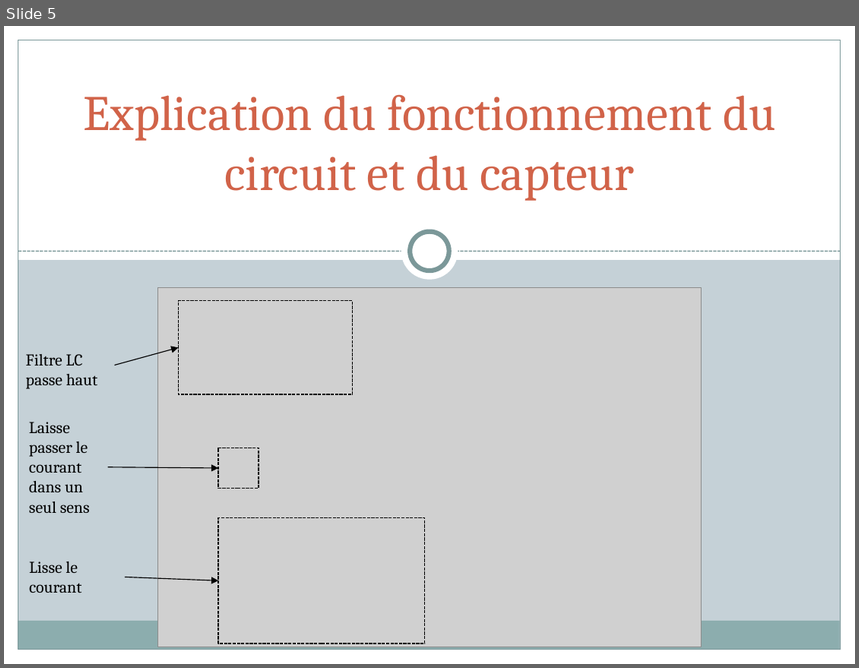
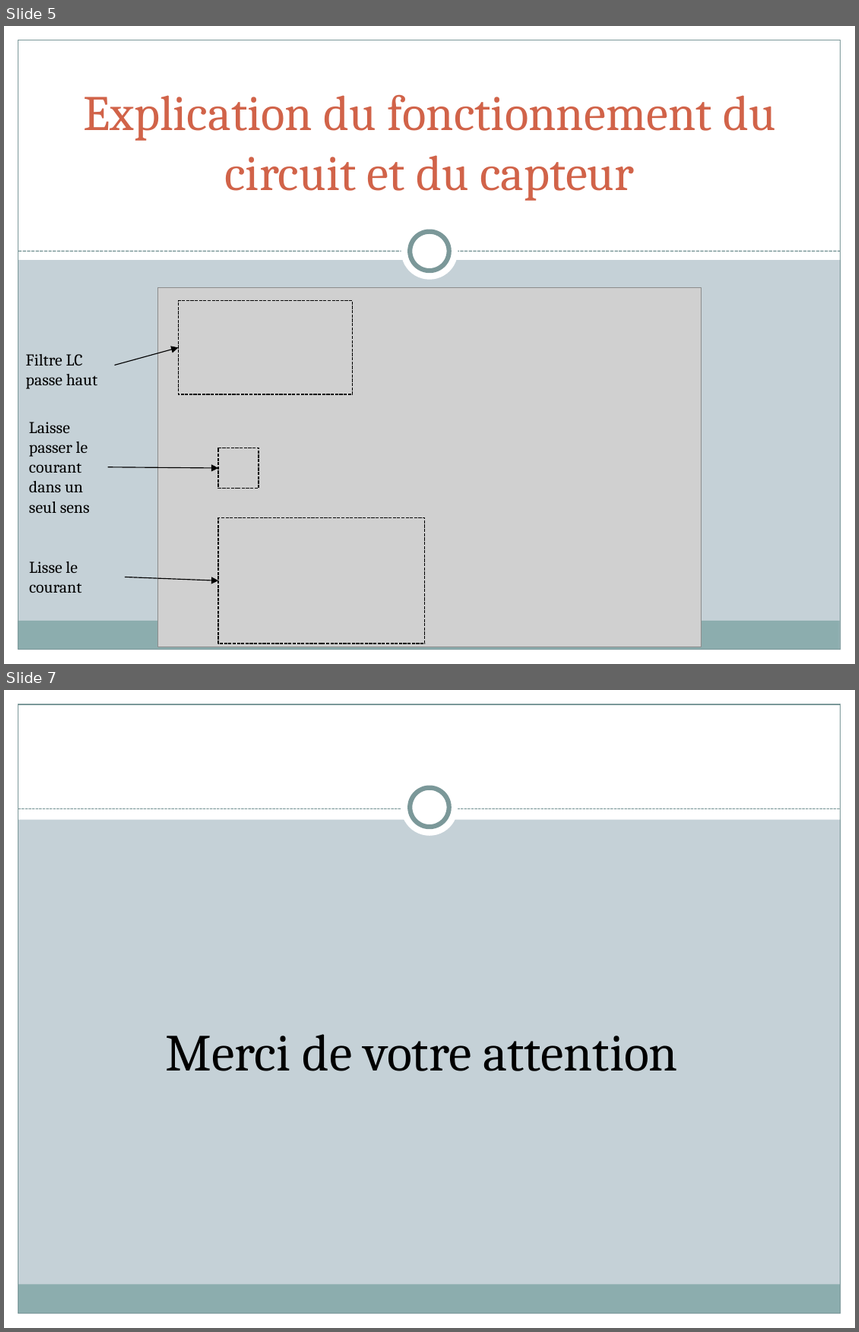
Before and after one commit to Dassoncity/SmartPatate, a slide deck: Projet Smart Patate.pptx. Shown one above the other, each under a label of ours: slide 5 before the commit, slides 5 and 7 after it; the slides between them are not shown. The pictures are 859x668 and 859x1332 pixels, drawn with LibreOffice and Linux fonts; fonts in the diff are those of the drawing; grey boxes stand for pictures. Boxes give left, top, right and bottom in pixels: in the first picture for what was removed or moved away, otherwise in the second. Text is boxed around its words. In the diff, an @@ line names an element or a change of style, - is before the commit and + after.

```diff
--- a/Projet Smart Patate.pptx
+++ b/Projet Smart Patate.pptx
@@ slide 7 added at box(4, 690, 855, 1328), background #C5D1D7; not listed: 5 template elements that a slide beside it also shows @@
@@ rectangle added at box(4, 690, 855, 819), fill #FFFFFF @@
@@ ellipse added at box(401, 780, 458, 837), fill #FFFFFF @@
@@ ellipse added at box(410, 788, 449, 827), fill #FFFFFF, outline #7C999A 4 pt @@
@@ line added from (18, 809) to (841, 809), #7C999A 0.75 pt dashed @@
@@ text added at box(166, 1034, 678, 1072), 44 pt, text #000000 @@
+Merci de votre attention
```
Also in this commit, not shown: 3 slides changed.
